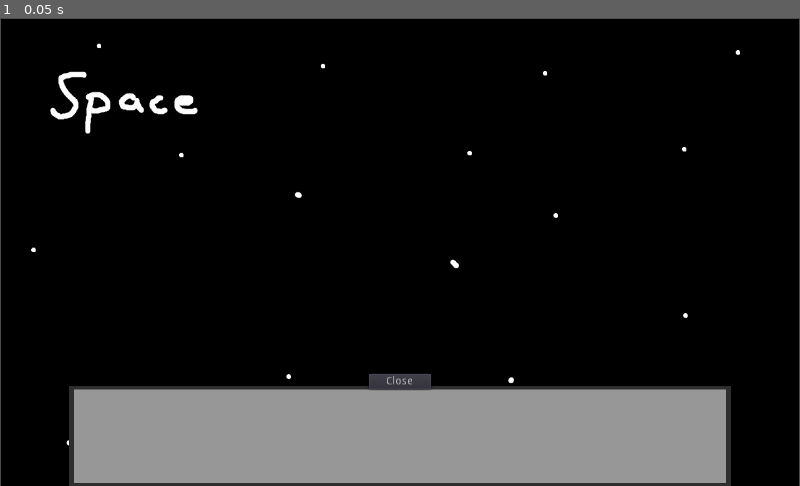
Above: before the commit, frame 1.
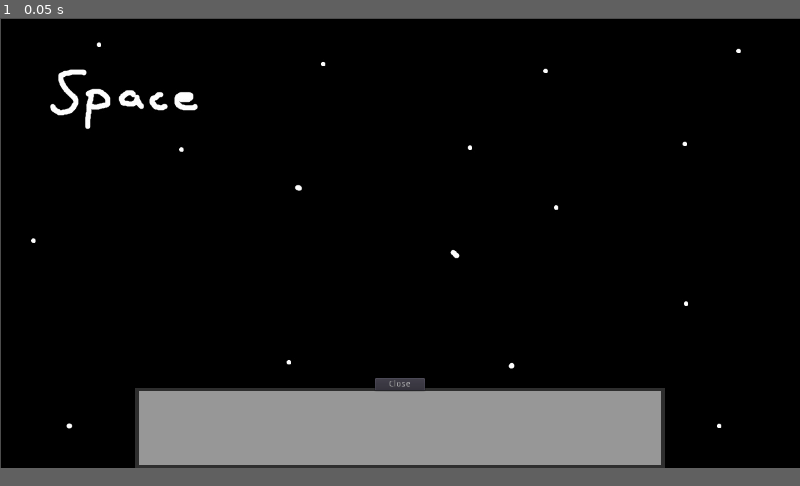
Above: after the commit, the same moment.

Repository: ynneB98/ProjectW
Game: Godot game, scene res://mainScene.tscn
The game is run twice, just before and just after one commit, with the same random seed, the same clock (stepped at 60 frames per second) and the same inputs.
Inputs:
- Up to frame 1 (0.05 s): no input
The window is 800x468 before the commit and 800x450 after it. Grey fills any space a smaller window leaves; there, only what the larger window draws over its background counts as a difference.

The runs differ from the first frame. In frame 1, 6.2% of the frame differs, in the area x 0-100%, y 0-100%.

Commit message:
Window Scaling + Resolution: 16:9 - 720p

Diff:
--- a/mainScene.tscn
+++ b/mainScene.tscn
@@ -9,12 +9,12 @@
 script = SubResource( 1 )
 
 [node name="Space" type="Sprite" parent="."]
-position = Vector2( 512, 301 )
-scale = Vector2( 0.798611, 0.832639 )
+position = Vector2( 640.444, 360.625 )
+scale = Vector2( 0.999305, 0.998264 )
 texture = ExtResource( 1 )
 
 [node name="Inventory" parent="." instance=ExtResource( 2 )]
-margin_left = 512.0
-margin_top = 536.0
-margin_right = 512.0
-margin_bottom = 536.0
+margin_left = 640.0
+margin_top = 656.0
+margin_right = 640.0
+margin_bottom = 656.0
--- a/project.godot
+++ b/project.godot
@@ -13,11 +13,11 @@
 config/name="ProjectW"
 run/main_scene="res://mainScene.tscn"
 config/icon="res://icon.png"
-<<<<<<<Updatedupstream[display]window/stretch/mode="2d"
-window/stretch/aspect="keep"
 
 [display]
 
+window/size/width=1280
+window/size/height=720
 window/stretch/mode="2d"
 window/stretch/aspect="keep"
 
